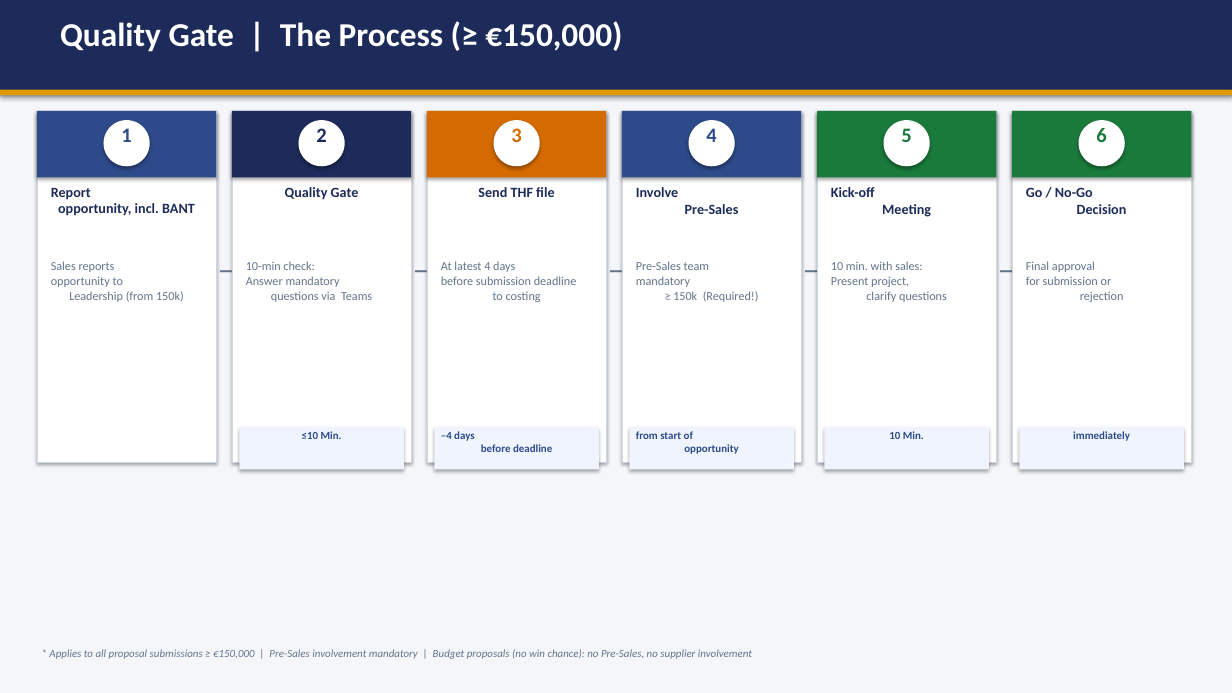
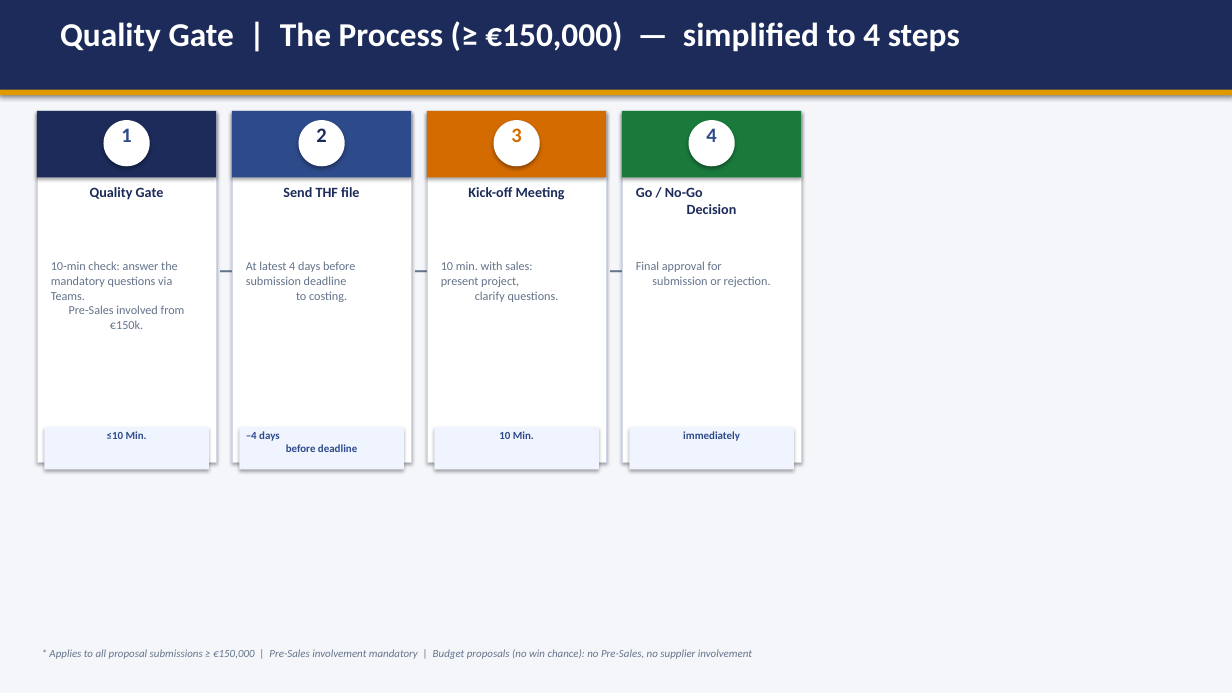
Before and after one commit to dehlera929-tech/Trade, a slide deck: slide 4 of Quality_Gate_updated.pptx (slide 5 before the commit). Drawn at 1232x693 pixels with LibreOffice and Linux fonts; fonts in the diff are those of the drawing. Boxes give left, top, right and bottom in pixels: in the first picture for what was removed or moved away, otherwise in the second. Text is boxed around its words. In the diff, an @@ line names an element or a change of style, - is before the commit and + after.

```diff
--- a/Quality_Gate_updated.pptx
+++ b/Quality_Gate_updated.pptx
@@ text at <box>60,21,960,52</box>: text changed @@
-Quality Gate | The Process (≥ €150,000)
+Quality Gate | The Process (≥ €150,000) — simplified to 4 steps
@@ rectangle at <box>37,111,216,177</box>: fill #2D4A8A to #1C2B5A @@
@@ rectangle at <box>232,111,411,177</box>: fill #1C2B5A to #2D4A8A @@
@@ rectangle at <box>622,111,801,177</box>: fill #2D4A8A to #1A7A3C @@
@@ rectangle removed at <box>817,111,996,462</box> @@
@@ rectangle removed at <box>817,111,996,177</box> @@
@@ rectangle removed at <box>1012,111,1191,462</box> @@
@@ rectangle removed at <box>1012,111,1191,177</box> @@
@@ ellipse removed at <box>884,120,930,166</box> @@
@@ text removed at <box>901,128,911,142</box> @@
-5
@@ ellipse removed at <box>1079,120,1125,166</box> @@
@@ text removed at <box>1096,128,1106,142</box> @@
-6
@@ text at <box>90,187,164,200</box>: text changed @@
-Report
-opportunity, incl. BANT
+Quality Gate
@@ text at <box>283,187,359,197</box>: text changed @@
-Quality Gate
+Send THF file
@@ text at <box>468,187,565,200</box>: text changed @@
-Send THF file
+Kick-off Meeting
@@ text at <box>636,187,737,214</box>: text changed @@
-Involve
-Pre-Sales
+Go / No-Go
+Decision
@@ text removed at <box>831,187,931,217</box> @@
-Kick-off
-Meeting
@@ text removed at <box>1026,187,1127,214</box> @@
-Go / No-Go
-Decision
@@ text at <box>51,261,185,329</box>: text changed @@
-Sales reports
-opportunity to
-Leadership (from 150k)
+10-min check: answer the
+mandatory questions via Teams.
+Pre-Sales involved from €150k.
@@ text at <box>246,261,355,302</box>: text changed @@
-10-min check:
-Answer mandatory
-questions via Teams
+At latest 4 days before
+submission deadline
+to costing.
@@ text at <box>441,261,559,302</box>: text changed @@
-At latest 4 days
-before submission deadline
-to costing
+10 min. with sales:
+present project,
+clarify questions.
@@ text at <box>652,261,771,287</box>: text changed @@
-Pre-Sales team
-mandatory
-≥ 150k (Required!)
+Final approval for
+submission or rejection.
@@ text removed at <box>799,254,825,300</box> @@
-→
@@ text removed at <box>831,261,947,302</box> @@
-10 min. with sales:
-Present project,
-clarify questions
@@ text removed at <box>994,254,1020,300</box> @@
-→
@@ text removed at <box>1026,261,1124,302</box> @@
-Final approval
-for submission or
-rejection
@@ rectangle: place and size @@
-rectangle at <box>824,427,989,470</box>
+rectangle at <box>44,427,209,470</box>
@@ text "≤10 Min.": place and size @@
-text "≤10 Min." at <box>302,431,342,439</box>
+text "≤10 Min." at <box>107,431,147,439</box>
@@ text "–4 days before deadline": place and size @@
-text "–4 days before deadline" at <box>441,431,552,452</box>
+text "–4 days before deadline" at <box>246,431,357,452</box>
@@ text "10 Min.": place and size @@
-text "10 Min." at <box>889,431,924,439</box>
+text "10 Min." at <box>499,431,534,439</box>
@@ text "immediately": place and size @@
-text "immediately" at <box>1073,431,1130,441</box>
+text "immediately" at <box>683,431,740,441</box>
@@ text removed at <box>636,431,738,454</box> @@
-from start of
-opportunity
@@ rectangle removed at <box>1019,427,1184,470</box> @@
```
Also in this commit, not shown: 2 other slides changed, 5 slides removed.
